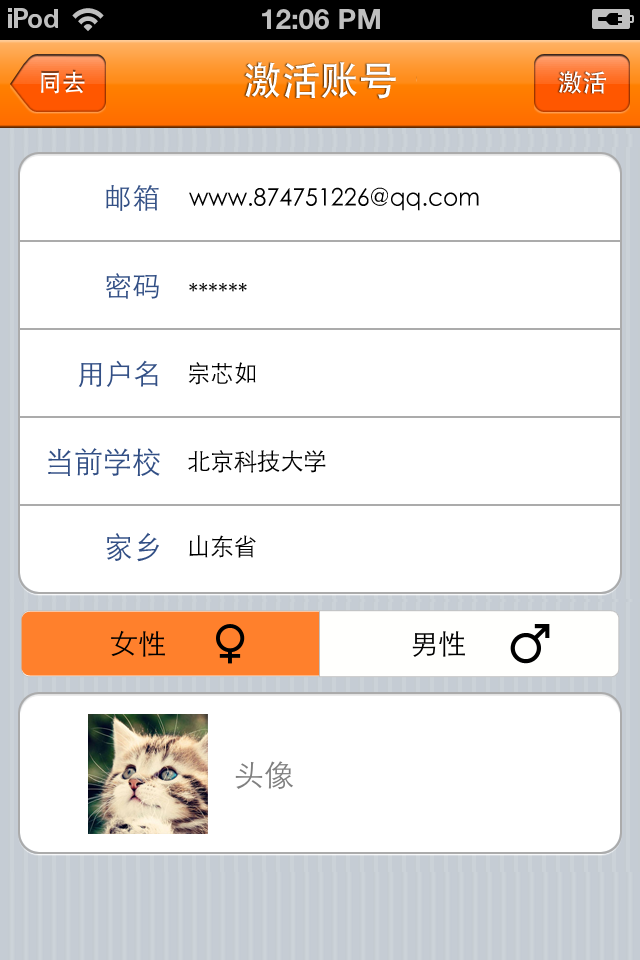
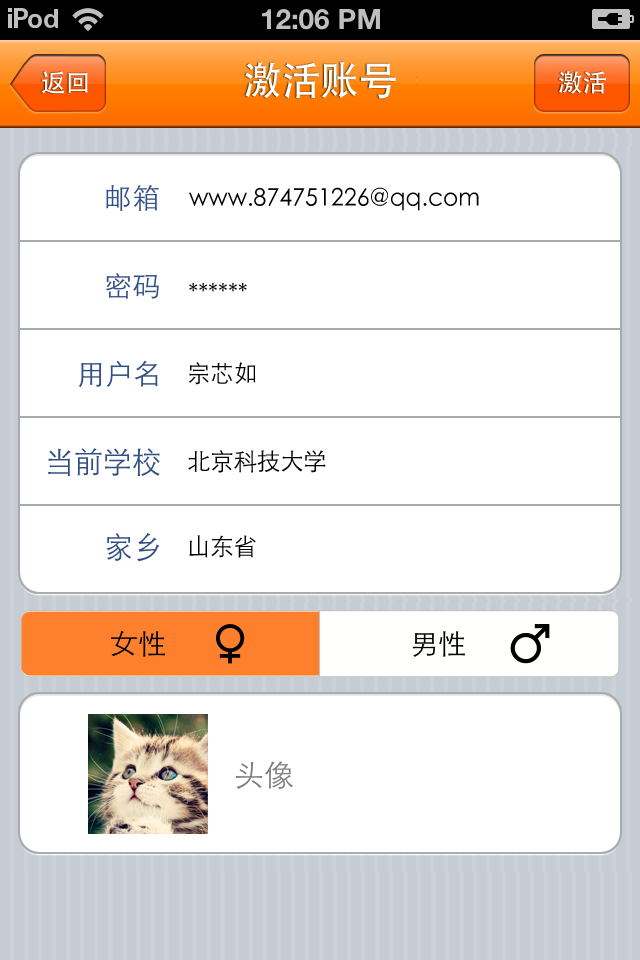
Two versions of the same layered image (w=640, h=960). Layer-by-layer changes:
added layer "返回" in group "title" over [41, 71, 88, 94]
painted on "图层 3" over [39, 69, 85, 94]
